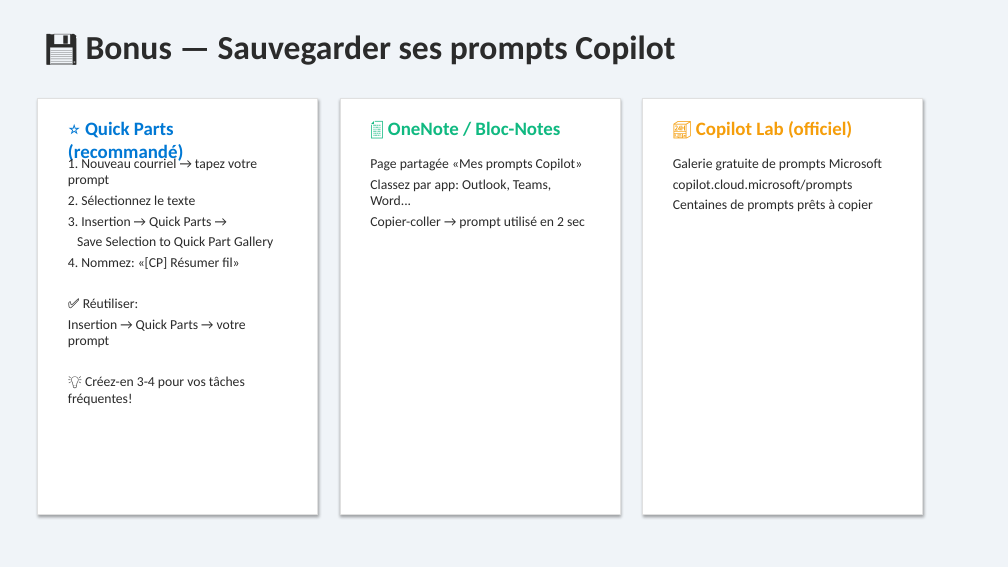
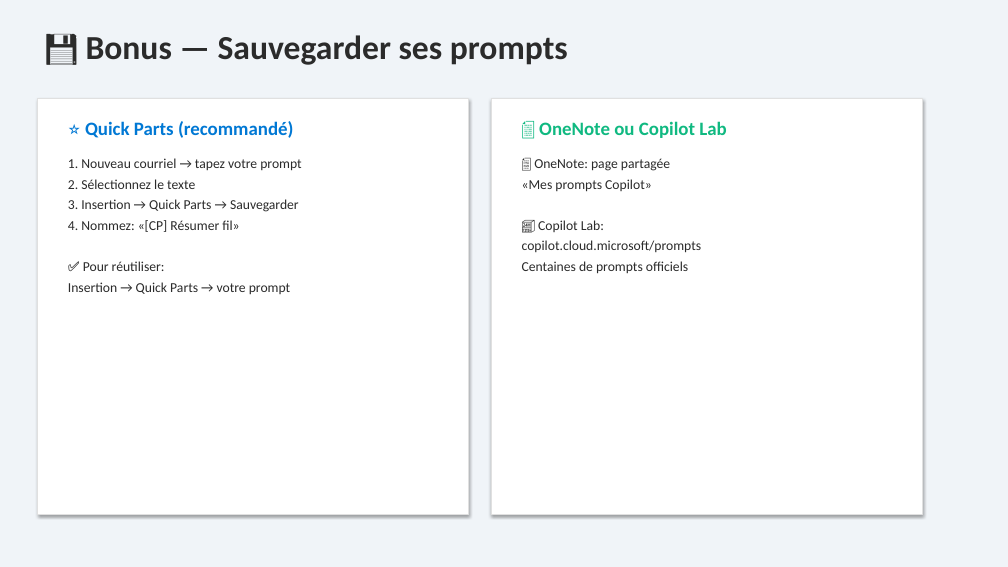
Before and after one commit to martinfou/la-minute-copilot, a slide deck: slide 5 of presentations/La_Minute_Copilot_Outlook.pptx. Drawn at 1008x567 pixels with LibreOffice and Linux fonts; fonts in the diff are those of the drawing. Boxes give left, top, right and bottom in pixels: in the first picture for what was removed or moved away, otherwise in the second. Text is boxed around its words. In the diff, an @@ line names an element or a change of style, - is before the commit and + after.

```diff
--- a/presentations/La_Minute_Copilot_Outlook.pptx
+++ b/presentations/La_Minute_Copilot_Outlook.pptx
@@ text at (86,35,568,65): text changed @@
-💾 Bonus — Sauvegarder ses prompts Copilot
+💾 Bonus — Sauvegarder ses prompts
@@ rectangle: place and size @@
-rectangle at (38,98,318,514)
+rectangle at (38,98,469,514)
@@ text "⭐ Quick Parts (recommandé)" rewrapped from (68,121,184,164) to (85,121,294,138) @@
@@ rectangle: place and size @@
-rectangle at (340,98,620,514)
+rectangle at (492,98,923,514)
@@ rectangle removed at (643,98,923,514) @@
@@ text at (539,121,726,138): text changed @@
-📄 OneNote / Bloc-Notes
+📄 OneNote ou Copilot Lab
@@ text removed at (696,121,852,138) @@
-🏪 Copilot Lab (officiel)
@@ text at (522,158,702,274): text changed @@
-Page partagée «Mes prompts Copilot»
-Classez par app: Outlook, Teams, Word...
-Copier-coller → prompt utilisé en 2 sec
+📄 OneNote: page partagée
+«Mes prompts Copilot»
+🏪 Copilot Lab:
+copilot.cloud.microsoft/prompts
+Centaines de prompts officiels
@@ text removed at (673,158,882,212) @@
-Galerie gratuite de prompts Microsoft
-copilot.cloud.microsoft/prompts
-Centaines de prompts prêts à copier
@@ text at (68,199,299,212): text changed @@
-3. Insertion → Quick Parts →
-Save Selection to Quick Part Gallery
+3. Insertion → Quick Parts → Sauvegarder
@@ text at (83,261,165,271): text changed @@
-✅ Réutiliser:
+✅ Pour réutiliser:
@@ text at (68,376,245,405): paragraph removed @@
-💡 Créez-en 3-4 pour vos tâches fréquentes!
```
Also in this commit, not shown: 4 other slides changed, 2 other files.
